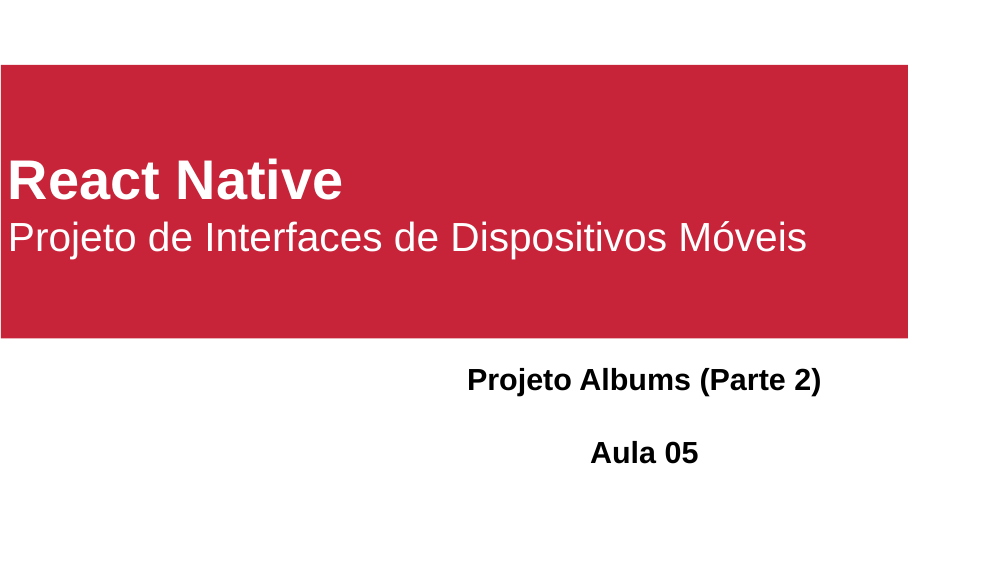
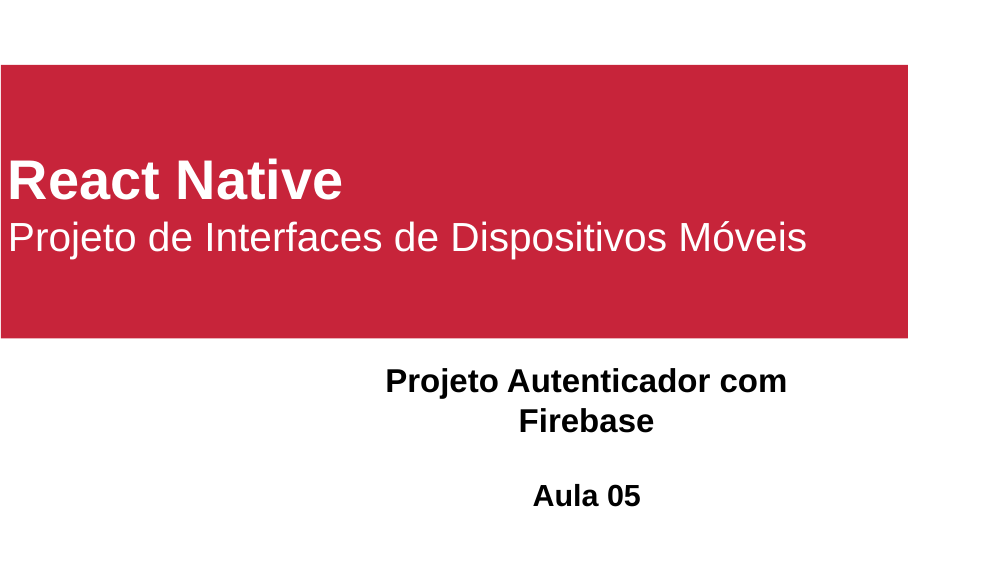
Before and after one commit to jeffersoncarvalho/PIDM-2019_2, a slide deck: slide 1 of SLIDES/parte2/aula05.odp. Drawn at 1008x567 pixels with LibreOffice and Linux fonts; fonts in the diff are those of the drawing; background and template pictures are left out. Boxes give left, top, right and bottom in pixels: in the first picture for what was removed or moved away, otherwise in the second. Text is boxed around its words. In the diff, an @@ line names an element or a change of style, - is before the commit and + after.

```diff
--- a/SLIDES/parte2/aula05.odp
+++ b/SLIDES/parte2/aula05.odp
@@ subtitle at [385, 368, 788, 433]: text changed; size 24 to 26 pt @@
-Projeto Albums (Parte 2)
+Projeto Autenticador com Firebase
```
Also in this commit, not shown: 6 slides added, 1 slide removed, 5 other files.
